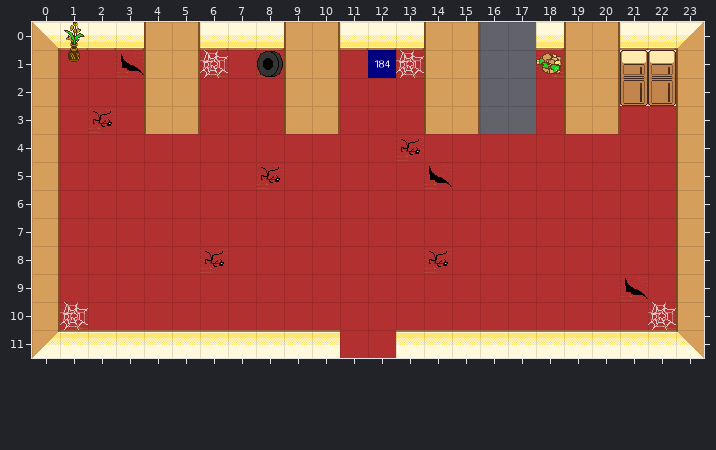
An edit to a level. Tiled map, bgs/maps/room_basement.tmx. Above: the version before the commit.
Cells are 32x32 px. Shown: x 0..23, y 0..11.
After the commit:
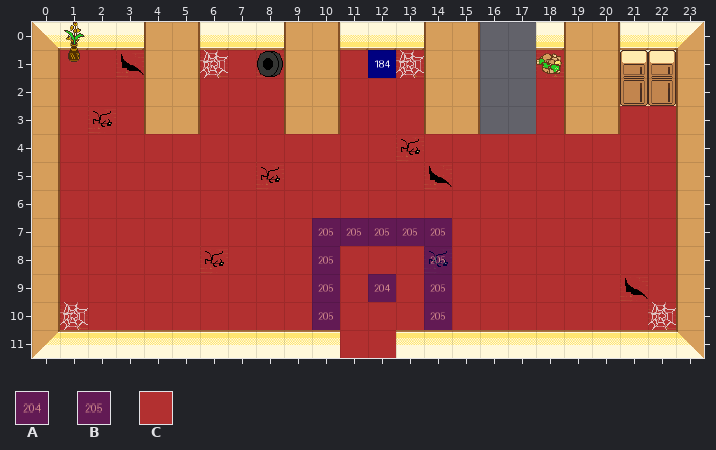
Key: from "blue-labels": A 203, B 204; from "room02": C 1.
_ is an empty cell.
See-through tiles are keyed as they look on the map.
Edits made:
{"change": "layer \"actions\" opacity 100% -> 45%"}
{"where": "layer \"metadata\""}
{"y":7,"x":10,"old":"CCCCC","new":"_____"}
{"y":8,"x":10,"old":"C","new":"_"}
{"y":9,"x":10,"old":"C","new":"_"}
{"y":9,"x":12,"old":"C","new":"_"}
{"y":9,"x":14,"old":"C","new":"_"}
{"y":10,"x":10,"old":"C","new":"_"}
{"y":10,"x":14,"old":"C","new":"_"}
{"where": "layer \"decor\""}
{"y":7,"x":10,"old":"_____","new":"CCCCC"}
{"y":8,"x":10,"old":"_","new":"C"}
{"y":9,"x":10,"old":"_","new":"C"}
{"y":9,"x":12,"old":"_","new":"C"}
{"y":9,"x":14,"old":"_","new":"C"}
{"y":10,"x":10,"old":"_","new":"C"}
{"y":10,"x":14,"old":"_","new":"C"}
{"where": "layer \"actions\""}
{"y":7,"x":10,"old":"_____","new":"BBBBB"}
{"y":8,"x":10,"old":"_","new":"B"}
{"y":8,"x":14,"old":"_","new":"B"}
{"y":9,"x":10,"old":"_","new":"B"}
{"y":9,"x":12,"old":"_","new":"A"}
{"y":9,"x":14,"old":"_","new":"B"}
{"y":10,"x":10,"old":"_","new":"B"}
{"y":10,"x":14,"old":"_","new":"B"}
